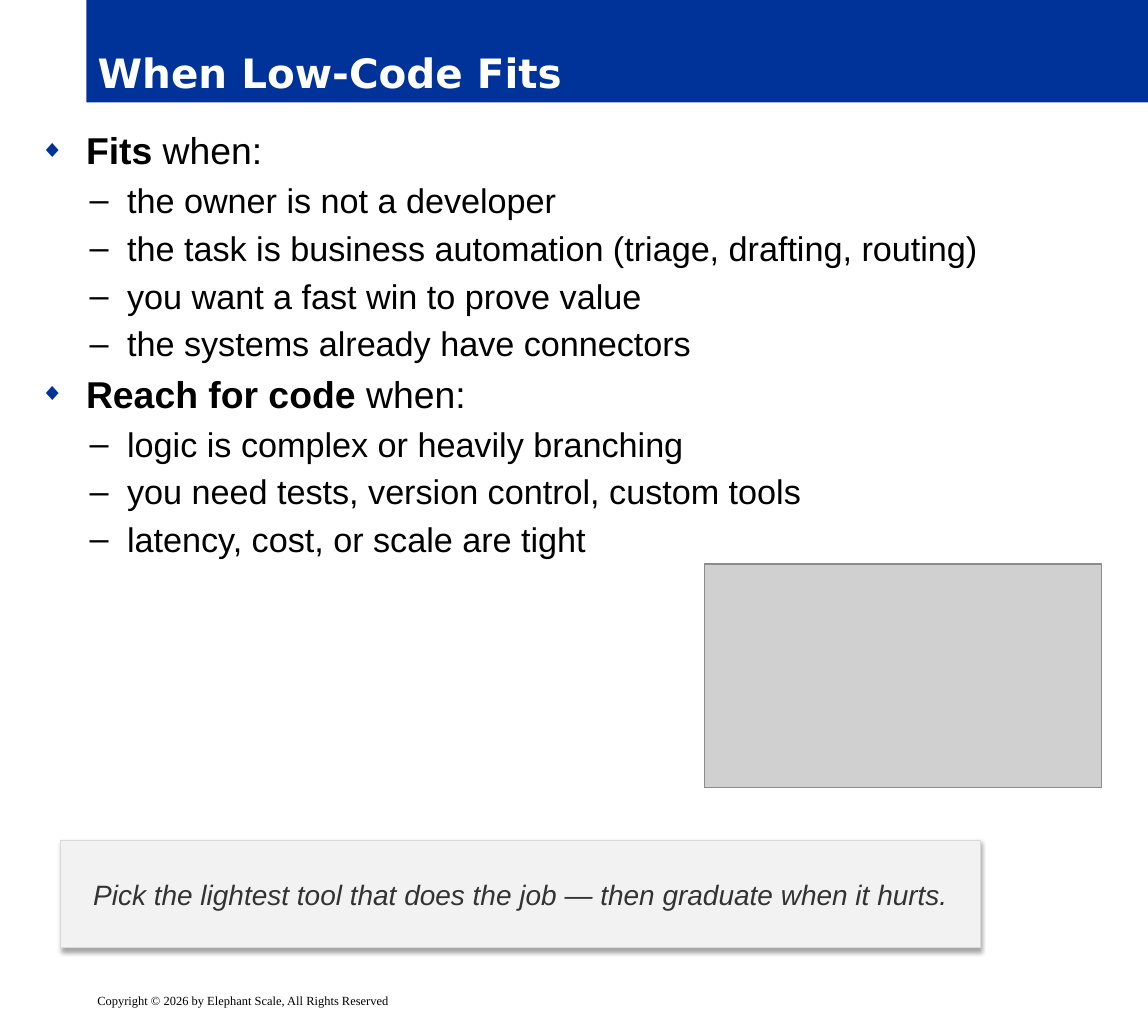
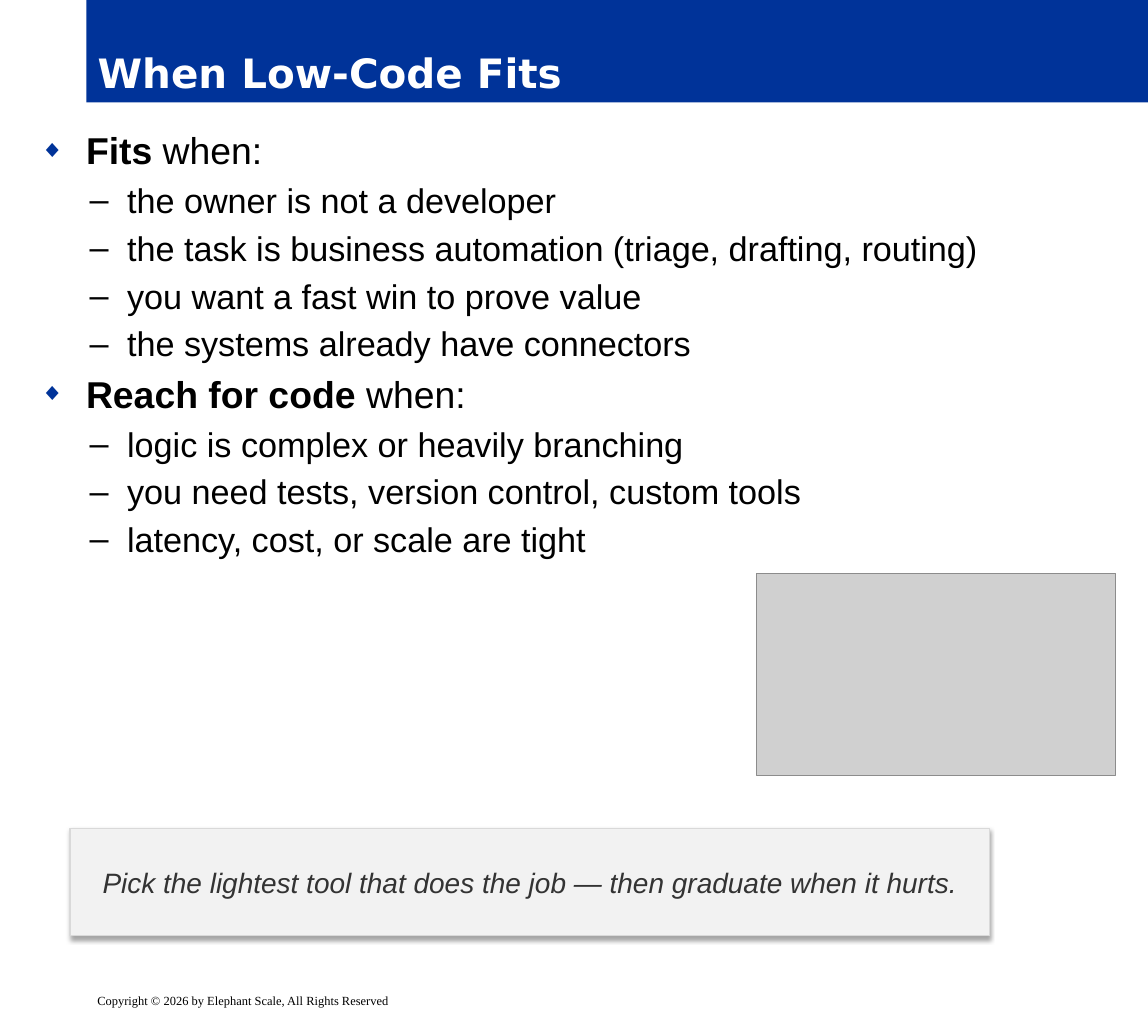
Before and after one commit to elephantscale/Building-Agentic-AI, a slide deck: slide 3 of slides/release/08-low-code-agents.pptx. Drawn at 1148x1016 pixels with LibreOffice and Linux fonts; fonts in the diff are those of the drawing; grey boxes stand for pictures; background and template pictures are left out. Boxes give left, top, right and bottom in pixels: in the first picture for what was removed or moved away, otherwise in the second. Text is boxed around its words. In the diff, an @@ line names an element or a change of style, - is before the commit and + after.

```diff
--- a/slides/release/08-low-code-agents.pptx
+++ b/slides/release/08-low-code-agents.pptx
@@ picture: place and size @@
-picture at box(704, 564, 1101, 787)
+picture at box(756, 573, 1116, 776)
@@ rectangle "Pick the lightest tool that ...": place and size @@
-rectangle "Pick the lightest tool that ..." at box(60, 841, 980, 949)
+rectangle "Pick the lightest tool that ..." at box(69, 829, 989, 936)
```
Also in this commit, not shown: 14 other slides changed.
